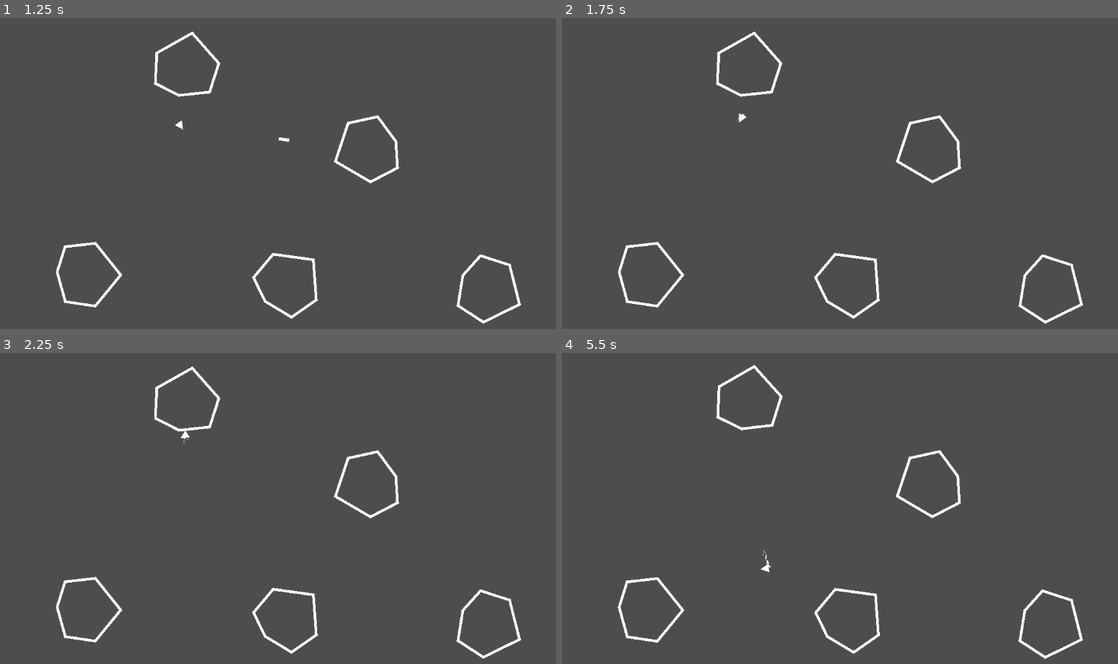
Above: before the commit, frames 1-4 (two rows, left to right).
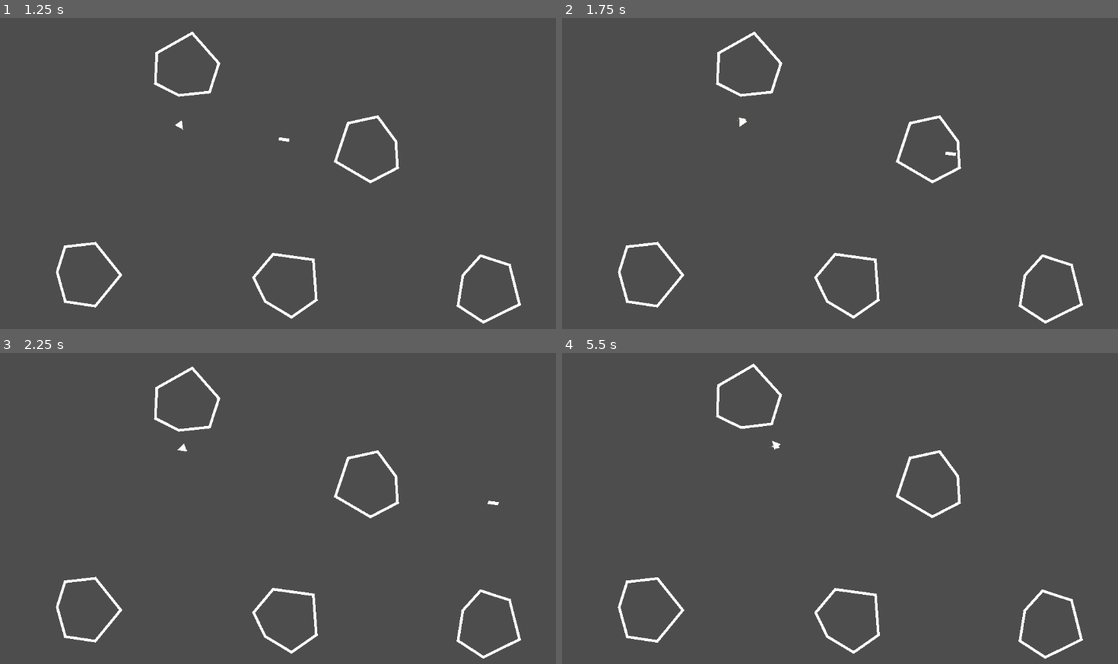
Above: after the commit, the same moments.

Repository: SerJolion/Asteroids
Game: Godot game, scene res://Scenes/main_scene.tscn
Two runs of this game, one before a commit and one after it. Both use one fixed random seed, a clock stepped at 60 frames per second and the inputs below. The project has no main scene, so this scene is started directly.
Inputs:
- Up to frame 1 (1.25 s): tap Enter (ui_accept) at 0.5, 0.77 s; hold Right (ui_right) from 0.53 s (still down)
- Up to frame 2 (1.75 s): tap Enter (ui_accept) at 1.25, 1.52 s; release Right (ui_right) at 1.28 s; hold Down (ui_down) from 1.28 s (still down)
- Up to frame 3 (2.25 s): release Down (ui_down) at 2.03 s; hold Right (ui_right) from 2.03 s (still down)
- Up to frame 4 (5.5 s): release Right (ui_right) at 2.78 s; hold Up (ui_up) 2.78-3.53 s; tap Enter (ui_accept) at 3.02, 3.77, 4.52 s; hold Left (ui_left) 3.53-5.03 s; hold Down (ui_down) from 5.03 s (still down)

Frame 1 is identical in both runs. In frame 2, less than 0.1% of the frame differs, in the area x 31-71%, y 30-45%; in frame 3, 0.1%; in frame 4, 0.4%, in the area x 27-40%, y 3-71%.

Commit message:
Изменил игрока
Добавил окно неуязвимости после получения урона.

Diff:
--- a/Objects/player.tscn
+++ b/Objects/player.tscn
@@ -1,6 +1,10 @@
-[gd_scene load_steps=7 format=3 uid="uid://do2avrg4ds25w"]
+[gd_scene load_steps=8 format=3 uid="uid://do2avrg4ds25w"]
 
 [ext_resource type="Script" path="res://Scripts/PlayerLogic.gd" id="1_kt0p5"]
+
+[sub_resource type="PhysicsMaterial" id="PhysicsMaterial_un3k1"]
+friction = 0.0
+bounce = 0.1
 
 [sub_resource type="Gradient" id="Gradient_mmr0o"]
 offsets = PackedFloat32Array(0.297229, 1)
@@ -33,6 +37,7 @@
 
 [node name="Player" type="RigidBody2D"]
 inertia = 1.0
+physics_material_override = SubResource("PhysicsMaterial_un3k1")
 gravity_scale = 0.0
 script = ExtResource("1_kt0p5")
 
@@ -58,4 +63,7 @@
 [node name="BulletPosition" type="Node2D" parent="."]
 position = Vector2(19, 0)
 
+[node name="InvincibleTimer" type="Timer" parent="."]
+
 [connection signal="body_entered" from="HurtBox" to="." method="_on_hurt_box_body_entered"]
+[connection signal="timeout" from="InvincibleTimer" to="." method="_on_invincible_timer_timeout"]
--- a/Scenes/main_scene.tscn
+++ b/Scenes/main_scene.tscn
@@ -8,7 +8,8 @@
 
 [node name="Player" parent="." instance=ExtResource("1_hbijx")]
 position = Vector2(389, 221)
-inertia = 1.0
+mass = 5.0
+Speed = 300.0
 RotationSpeed = 300.0
 
 [node name="Bullet" parent="." instance=ExtResource("2_fnhwu")]
--- a/Scripts/Bullet.gd
+++ b/Scripts/Bullet.gd
@@ -21,6 +21,6 @@
 	Hit(body)
 
 func Hit(Target:Node2D):
-	if 'Health' in Target:
-		Target.Health -= Damage
+	if Target.has_method('AddDamage'):
+		Target.AddDamage(Damage)
 		queue_free()
--- a/Scripts/PlayerLogic.gd
+++ b/Scripts/PlayerLogic.gd
@@ -4,6 +4,7 @@
 
 @onready var Particles:GPUParticles2D = $Particles
 @onready var BulletPostition:Node2D = $BulletPosition
+@onready var InvincibleTimer:Timer = $InvincibleTimer
 
 @export_category('Movement')
 @export var Speed:float = 150.0
@@ -12,6 +13,8 @@
 @export var Health:float = 100.0
 @export var ContactDamage:float = 50.0
 
+var Invincible:bool = false
+
 func _physics_process(delta):
 	if Input.is_action_just_pressed("ui_accept"):
 		Shoot()
@@ -19,22 +22,19 @@
 	var rot = Input.get_axis("ui_left", "ui_right")
 	var vel = Input.get_axis('ui_up', 'ui_down')
 
-
-#	if rot:
-#		rotation += rot * RotationSpeed * delta
-
 	if rot:
 		apply_torque(rot * RotationSpeed * delta)
 
 	if vel:
 		Particles.emitting = true
 		apply_central_force(-transform.x.normalized() * vel * Speed)
-		#velocity = lerp(velocity, -transform.x.normalized() * vel * SPEED, 0.01)
 	else:
 		Particles.emitting = false
-		#velocity = lerp(velocity,Vector2.ZERO,0.01)
+	print(linear_velocity.length())
 
-	#move_and_slide()
+func AddDamage(DamageValue:float)->void:
+	if !Invincible:
+		SetHealth(Health - DamageValue)
 
 func SetHealth(value:float)->void:
 	Health = value
@@ -50,7 +50,12 @@
 	Bullet.translate(BulletPostition.global_position)
 	Bullet.rotation = rotation
 
-
 func _on_hurt_box_body_entered(body):
 	if body != self:
-		SetHealth(Health-ContactDamage)
+		if linear_velocity.length() > 100:
+			AddDamage(ContactDamage)
+			Invincible = true
+			InvincibleTimer.start()
+
+func _on_invincible_timer_timeout():
+	Invincible = false
